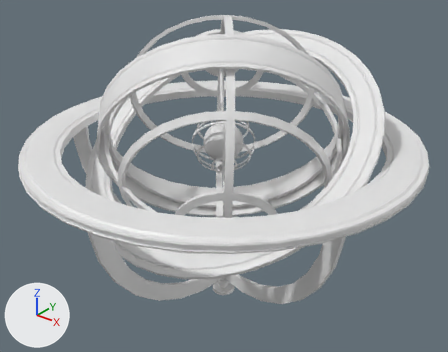
An edit to the FBX model Assets/Models/orb.FBX, drawn before and after from the same camera.
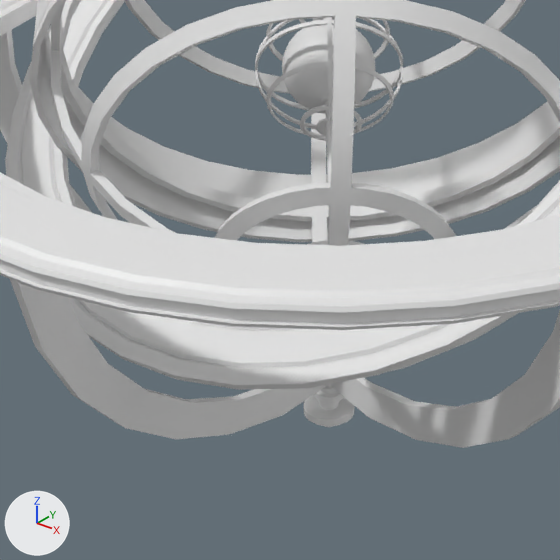
Each version appears first whole from a 50 mm camera at (5.03, -6.29, 6.03) aimed at (-0.01, 0.02, 2.12), and next in a close-up on the part from 19% to 72% of the width and 32% to 100% of the height. Lighting does not change. The marker at lower left points along +X, +Y and +Z. The close-ups show mesh edges as thin lines. Where no turn or scale is listed for an object, it has been applied to the vertices.
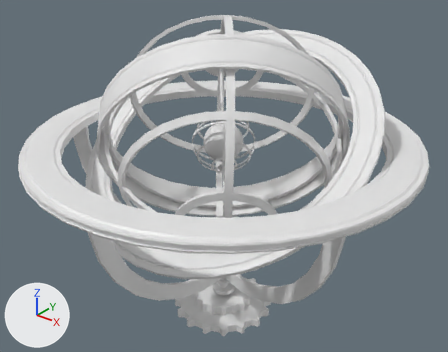
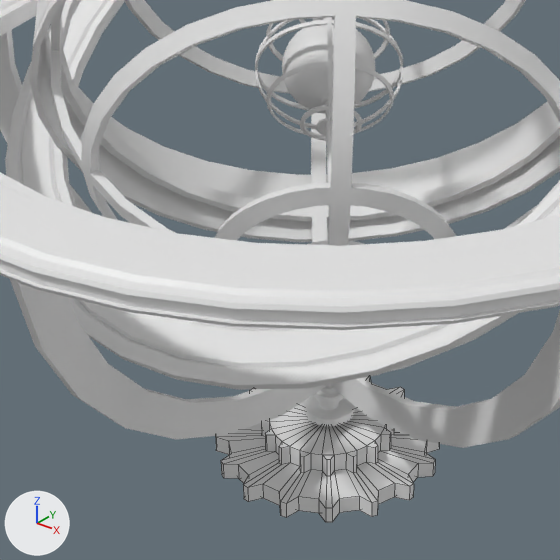
The change, as JSON lines over the scene's bpy script:
```json
{"op": "add", "block": "me_mesh_1", "code": ["me_mesh_1 = bpy.data.meshes.new('Mesh')", "me_mesh_1.from_pydata(...)  # 416 vertices, 416 faces; spans x -0.76..0.76, y -0.76..0.76, z -0.21..0.04"]}
{"op": "add", "block": "ob_cylinder152", "code": ["ob_cylinder152 = bpy.data.objects.new('Cylinder152', me_mesh_1)", "ob_cylinder152.location = (-0.057, 0.054, 0.0)"]}
```

Boxes (x1, y1, x2, y2) around the edits, measured in the close-ups (560 x 560 px):
```json
{"object": "Cylinder152", "change": "added", "after": [216, 377, 439, 522]}
```
